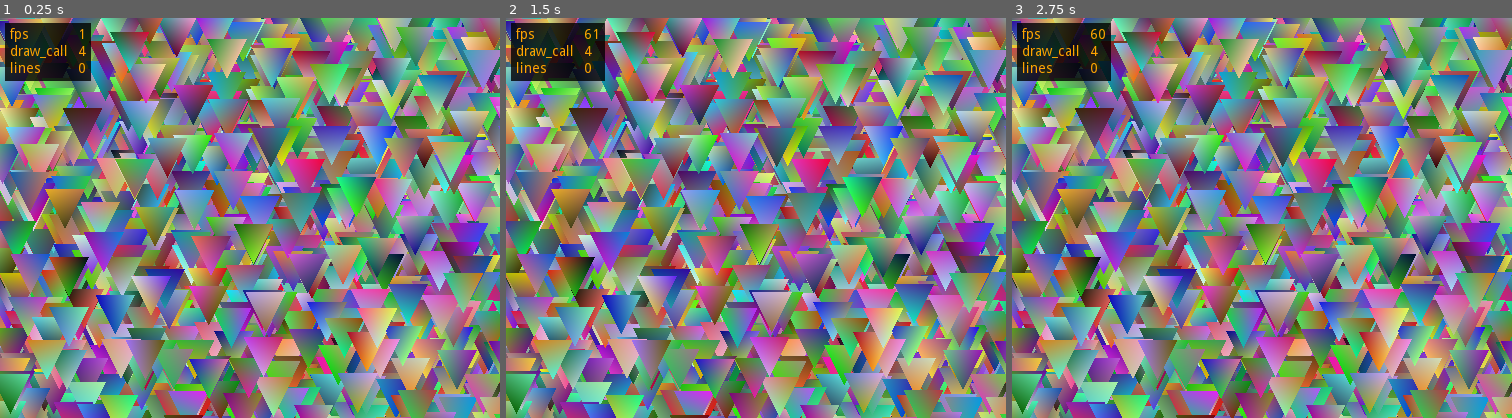
Above: before the commit, frames 1-3 (left to right).
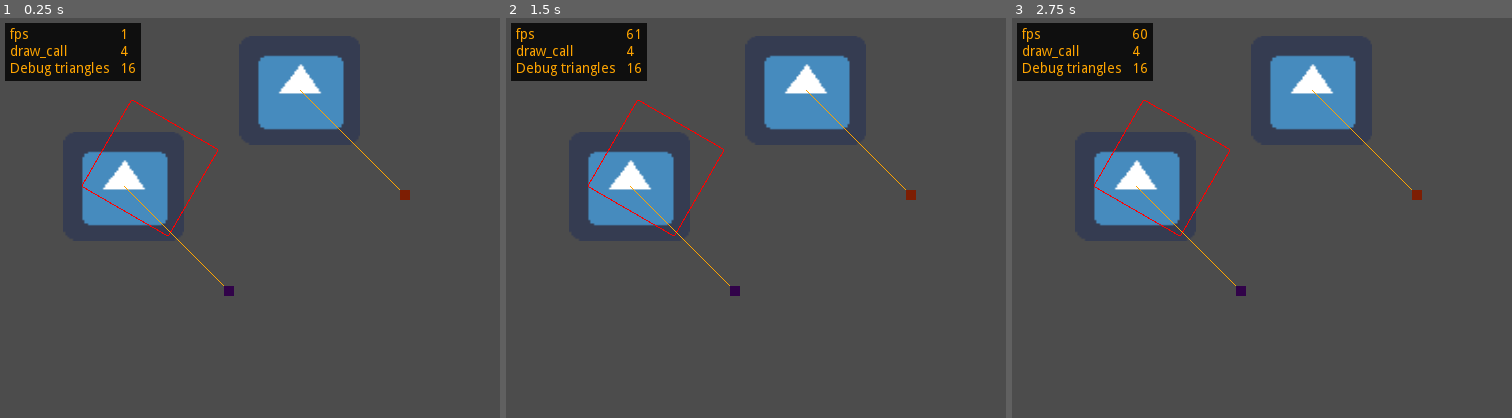
Above: after the commit, the same moments.

Repository: krabhi1/godot-examples
Game: Godot game, scene res://render/render.tscn
Two runs of this game, one before a commit and one after it. Both use one fixed random seed, a clock stepped at 60 frames per second and the inputs below. The engine's default icon, where the game draws it, is replaced by a stand-in: a white triangle on a blue panel in a dark square.
Inputs (mouse positions are in pixels of both pictures, inside the frame that each line leads up to):
- Up to frame 1 (0.25 s): no input
- Up to frame 2 (1.5 s): tap Enter at 0.5 s; move the mouse to (866, 198) at 0.52 s; click (866, 198) at 0.67 s; move the mouse to (656, 238) at 1.27 s; click (656, 238) at 1.42 s
- Up to frame 3 (2.75 s): tap Space at 2 s; move the mouse to (1312, 130) at 2.02 s; click (1312, 130) at 2.17 s

The runs differ from the first frame. In frame 1, 97% of the frame differs, in the area x 0-100%, y 0-100%; in frame 2, 97%; in frame 3, 97%.

Commit message:
add DebugRender and now using VisualServer

Diff:
--- a/project.godot
+++ b/project.godot
@@ -13,9 +13,21 @@
 "class": "DebugPanel",
 "language": "GDScript",
 "path": "res://scripts/DebugPanel.gd"
+}, {
+"base": "Node2D",
+"class": "DebugRender",
+"language": "GDScript",
+"path": "res://scripts/DebugRender.gd"
+}, {
+"base": "Reference",
+"class": "Vertex",
+"language": "GDScript",
+"path": "res://scripts/Vertex.gd"
 } ]
 _global_script_class_icons={
-"DebugPanel": ""
+"DebugPanel": "",
+"DebugRender": "",
+"Vertex": ""
 }
 
 [application]
@@ -45,4 +57,5 @@
 
 [rendering]
 
+batching/parameters/batch_buffer_size=32768
 environment/default_environment="res://default_env.tres"
--- a/render/Tree.gd
+++ b/render/Tree.gd
@@ -1,10 +1,11 @@
 extends MeshInstance2D
 
-static func get_MeshInstance2D(pos,count):
+
+static func get_MeshInstance2D(pos, count):
 	var vertices = PoolVector3Array()
 	var colors = PoolColorArray()
 	for _i in range(0, count):
-		var v=Utils.eqivalentTriangle(Utils.randomVec3(1000, 500), 20)
+		var v = Utils.eqivalentTriangle(Utils.randomVec3(1300, 750), 5)
 		vertices.append(v[0])
 		vertices.append(v[1])
 		vertices.append(v[2])
@@ -23,12 +24,112 @@
 	newInstance.set_position(pos)
 	return newInstance
 
+
+#index based
+static func get_MeshInstance2D2(pos, count):
+	var vertices = PoolVector3Array()
+	var colors = PoolColorArray()
+	var indices = PoolIntArray()
+	for _i in range(0, count):
+		var v = Utils.eqivalentTriangle(Utils.randomVec3(1300, 750), 50)
+		vertices.append(v[0])
+		vertices.append(v[1])
+		vertices.append(v[2])
+		indices.append(0)
+		indices.append(1)
+		indices.append(2)
+		colors.append(Utils.randomColor())
+		colors.append(Utils.randomColor())
+		colors.append(Utils.randomColor())
+	var arr_mesh = ArrayMesh.new()
+	var arrays = []
+	arrays.resize(ArrayMesh.ARRAY_MAX)
+	arrays[ArrayMesh.ARRAY_VERTEX] = vertices
+	arrays[ArrayMesh.ARRAY_INDEX] = indices
+	arrays[ArrayMesh.ARRAY_COLOR] = colors
+	# Create the Mesh.
+	arr_mesh.add_surface_from_arrays(Mesh.PRIMITIVE_TRIANGLES, arrays)
+	var newInstance = MeshInstance2D.new()
+	newInstance.set_mesh(arr_mesh)
+	newInstance.set_position(pos)
+	return newInstance
+
+
 func _ready():
 	var faces = mesh.get_faces()
 	print("faces", "=", faces)
 	print("faces size ", mesh.get_faces().size())
 
-	var node1=get_MeshInstance2D(Vector2(0,0), 10000)
+	var node1 = get_MeshInstance2D2(Vector2(0, 0), 50000)
 	call_deferred("add_child", node1)
 
 	pass  # Replace with function body.
+
+
+
+
+
+
+# var vertices = PoolVector3Array()
+# var colors = PoolColorArray()
+# var indices = PoolIntArray()
+
+# var arr_mesh = ArrayMesh.new()
+# var arrays = []
+
+# func load_data(pos):
+# 	var index = 0
+# 	if indices.size() > 0:
+# 		index = indices[indices.size() - 1]
+# 	for _i in range(0, 10000):
+# 		var v = Utils.eqivalentTriangle(Utils.randomVec3(1000, 500), 20)
+# 		vertices.append(v[0])
+# 		vertices.append(v[1])
+# 		vertices.append(v[2])
+# 		indices.append(index + 0)
+# 		indices.append(index + 1)
+# 		indices.append(index + 2)
+# 		colors.append(Utils.randomColor())
+# 		colors.append(Utils.randomColor())
+# 		colors.append(Utils.randomColor())
+# 		index += 3
+# 	pass
+
+# func _ready():
+# 	load_data(Vector2(200, 200))
+# 	arrays.resize(ArrayMesh.ARRAY_MAX)
+# 	rebuild()
+
+# 	pass
+
+# func _draw():
+# 	draw_mesh(arr_mesh, null)
+# 	clean()
+# 	pass
+
+# var time = 0
+# var count = 0
+
+# func _process(_delta):
+# 	time += _delta
+# 	if time > 1:
+# 		load_data(Vector2(100 * count, 200))
+# 		count += 1
+# 		print(count)
+# 		rebuild()
+# 	update()
+# 	pass
+
+# func rebuild():
+# 	# arr_mesh.clear_surfaces()
+# 	# arrays[ArrayMesh.ARRAY_VERTEX] = vertices
+# 	# arrays[ArrayMesh.ARRAY_INDEX] = indices
+# 	# arrays[ArrayMesh.ARRAY_COLOR] = colors
+# 	# arr_mesh.add_surface_from_arrays(Mesh.PRIMITIVE_TRIANGLES, arrays)
+# 	pass
+
+# func clean():
+# 	vertices = PoolVector3Array()
+# 	colors = PoolColorArray()
+# 	indices = PoolIntArray()
+# 	pass
--- a/render/enemy.gd
+++ b/render/enemy.gd
@@ -11,8 +11,6 @@
 
 
 func _process(_delta):
-	Global.drawLine(position, pos)
-	# Global.drawRectGrid(pos)
-	# Global.drawCircle(pos + Vector2(60, 60))
-	Global.drawRect(pos, Vector2(10, 10), rectColor)
+	Global.render.addLine(position, pos)
+	Global.render.addFillRect(Rect2(pos, Vector2(10, 10)), rectColor)
 	pass
--- a/render/render.tscn
+++ b/render/render.tscn
@@ -1,24 +1,11 @@
-[gd_scene load_steps=4 format=2]
+[gd_scene load_steps=2 format=2]
 
-[ext_resource path="res://icon.png" type="Texture" id=1]
-[ext_resource path="res://render/Tree.gd" type="Script" id=2]
-
-[sub_resource type="ArrayMesh" id=2]
-surfaces/0 = {
-"aabb": AABB( -32, -32, 0, 64, 64, 0 ),
-"array_data": PoolByteArray( 0, 0, 0, 66, 0, 0, 0, 194, 0, 0, 128, 63, 0, 0, 0, 0, 0, 0, 0, 66, 0, 0, 0, 66, 0, 0, 128, 63, 0, 0, 128, 63, 0, 0, 0, 194, 0, 0, 0, 66, 0, 0, 0, 0, 0, 0, 128, 63, 0, 0, 0, 194, 0, 0, 0, 194, 0, 0, 0, 0, 0, 0, 0, 0, 0, 0, 248, 65, 0, 0, 0, 194, 0, 0, 124, 63, 0, 0, 0, 0 ),
-"array_index_data": PoolByteArray( 4, 0, 0, 0, 1, 0, 1, 0, 2, 0, 3, 0, 3, 0, 4, 0, 1, 0 ),
-"blend_shape_data": [  ],
-"format": 262417,
-"index_count": 9,
-"primitive": 4,
-"skeleton_aabb": [  ],
-"vertex_count": 5
-}
+[ext_resource path="res://render/enemy.tscn" type="PackedScene" id=1]
 
 [node name="render" type="Node2D"]
 
-[node name="Icon" type="MeshInstance2D" parent="."]
-mesh = SubResource( 2 )
-texture = ExtResource( 1 )
-script = ExtResource( 2 )
+[node name="enemy" parent="." instance=ExtResource( 1 )]
+position = Vector2( 124, 168 )
+
+[node name="enemy2" parent="." instance=ExtResource( 1 )]
+position = Vector2( 300, 72 )
--- /dev/null
+++ b/scripts/DebugRender.gd
@@ -0,0 +1,165 @@
+class_name DebugRender
+extends Node2D
+
+var rid: RID
+
+var verticesPool = PoolVector2Array()
+var colorsPool = PoolColorArray()
+var indicesPool = PoolIntArray()
+
+
+func tri(center, radius):
+	var v1 = Vector2(center.x, center.y - radius)
+	var v2 = Vector2(center.x + radius * 0.866, center.y + radius * 0.5)
+	var v3 = Vector2(center.x - radius * 0.866, center.y + radius * 0.5)
+	return [v1, v2, v3]
+
+
+func _ready():
+	rid = get_canvas_item()
+	pass
+
+
+func _process(_delta):
+	if verticesPool.size() > 0:
+		update()
+		pass
+	Global.debug("Debug triangles", str(verticesPool.size() / 3))
+
+
+func _draw():
+	if verticesPool.size() > 0:
+		VisualServer.canvas_item_add_triangle_array(rid, indicesPool, verticesPool, colorsPool)
+		clear()
+
+
+func gen():
+	for _i in range(0, 5000):
+		addTriangle(Utils.randomVec2(1400, 800), rand_range(5, 10), Utils.randomColor())
+	pass
+
+
+func clear():
+	verticesPool = PoolVector2Array()
+	colorsPool = PoolColorArray()
+	indicesPool = PoolIntArray()
+	pass
+
+
+#drawing function
+func addTriangle(center, radius, color):
+	var index = verticesPool.size()
+	verticesPool.append_array(tri(center, radius))
+	colorsPool.append_array([color, color, color])
+	indicesPool.append_array([index, index + 1, index + 2])
+	pass
+
+
+func addTriangle2(v1, v2, v3, color):
+	#check point is visible in viewport
+	if (
+		not get_viewport_rect().has_point(v1)
+		and not get_viewport_rect().has_point(v2)
+		and not get_viewport_rect().has_point(v3)
+	):
+		return
+	var index = verticesPool.size()
+	verticesPool.append_array([v1, v2, v3])
+	colorsPool.append_array([color, color, color])
+	indicesPool.append_array([index, index + 1, index + 2])
+	pass
+
+
+func addLine(a, b, color = Color.orange, width = 1):
+	width = width / 2.0
+	#find the normal of the line
+	var normal = (b - a).normalized().tangent()
+	#find the points of the line
+	var p1 = a + normal * width
+	var p2 = a - normal * width
+	var p3 = b + normal * width
+	var p4 = b - normal * width
+	#add two triangle
+	addTriangle2(p1, p2, p3, color)
+	addTriangle2(p2, p3, p4, color)
+
+
+func addFillRect(rect, color):
+	var p1 = Vector2(rect.position.x, rect.position.y)
+	var p2 = Vector2(rect.position.x + rect.size.x, rect.position.y)
+	var p3 = Vector2(rect.position.x + rect.size.x, rect.position.y + rect.size.y)
+	var p4 = Vector2(rect.position.x, rect.position.y + rect.size.y)
+	addTriangle2(p1, p2, p3, color)
+	addTriangle2(p1, p3, p4, color)
+
+
+func addFillRect2(rect: Rect2, angle: float, color: Color):
+	var center = rect.position + rect.size / 2
+	var points = [
+		rect.position,
+		Vector2(rect.position.x + rect.size.x, rect.position.y),
+		Vector2(rect.position.x + rect.size.x, rect.position.y + rect.size.y),
+		Vector2(rect.position.x, rect.position.y + rect.size.y)
+	]
+
+	for i in range(points.size()):
+		var point = points[i] - center
+		var rotated_x = point.x * cos(angle) - point.y * sin(angle)
+		var rotated_y = point.x * sin(angle) + point.y * cos(angle)
+		points[i] = Vector2(rotated_x, rotated_y) + center
+
+	addTriangle2(points[0], points[1], points[2], color)
+	addTriangle2(points[0], points[2], points[3], color)
+
+
+func addFillCircle(center: Vector2, radius: float, color: Color):
+	var circumeference = 2 * PI * radius
+	var segments = max(min(int(radius * 8 / 9.0), 10), int(circumeference / 10))
+	var increment = 2 * PI / segments
+	var sinInc = sin(increment)
+	var cosInc = cos(increment)
+	var r1 = Vector2(1, 0)
+	var r2 = Vector2(cosInc, sinInc)
+	var v1 = center + r1 * radius
+	var v2 = center + r2 * radius
+	for _i in range(0, segments):
+		var v3 = v2
+		r2 = Vector2(cosInc * r2.x - sinInc * r2.y, sinInc * r2.x + cosInc * r2.y)
+		v2 = center + r2 * radius
+		addTriangle2(v1, v2, v3, color)
+		pass
+
+
+func addPolyLine(points: Array, width: float, color: Color):
+	var s = points.size()
+	for i in range(0, s - 1):
+		addLine(points[i], points[i + 1], color, width)
+	pass
+
+
+func addStrokeRect(rect: Rect2, width: float, color: Color):
+	var p1 = Vector2(rect.position.x, rect.position.y)
+	var p2 = Vector2(rect.position.x + rect.size.x, rect.position.y)
+	var p3 = Vector2(rect.position.x + rect.size.x, rect.position.y + rect.size.y)
+	var p4 = Vector2(rect.position.x, rect.position.y + rect.size.y)
+	addPolyLine([p1, p2, p3, p4, p1], width, color)
+	pass
+
+
+func addStrokeRect2(rect: Rect2, angle: float, width: float = 1, color: Color = Color.azure):
+	var center = rect.position + rect.size / 2
+	var points = [
+		rect.position,
+		Vector2(rect.position.x + rect.size.x, rect.position.y),
+		Vector2(rect.position.x + rect.size.x, rect.position.y + rect.size.y),
+		Vector2(rect.position.x, rect.position.y + rect.size.y)
+	]
+
+	for i in range(points.size()):
+		var point = points[i] - center
+		var rotated_x = point.x * cos(angle) - point.y * sin(angle)
+		var rotated_y = point.x * sin(angle) + point.y * cos(angle)
+		points[i] = Vector2(rotated_x, rotated_y) + center
+
+	addPolyLine([points[0], points[1], points[2], points[3], points[0]], width, color)
+	pass
--- /dev/null
+++ b/scripts/Vertex.gd
@@ -0,0 +1,9 @@
+class_name Vertex
+
+var position: Vector2
+var color: Color
+
+
+func _init(_position: Vector2, _color: Color):
+	position = _position
+	color = _color
--- a/scripts/global.gd
+++ b/scripts/global.gd
@@ -6,10 +6,16 @@
 
 var DebugPanel = preload("res://scripts/DebugPanel.gd")
 var debugPanel: DebugPanel
+var DebugRender = preload("res://scripts/DebugRender.gd")
+var Vertex = preload("res://scripts/Vertex.gd")
+var render: DebugRender
 
 
 func _ready():
 	print("Global::ready")
+	render = DebugRender.new()
+	get_tree().root.call_deferred("add_child", render)
+	#debug panel
 	debugPanel = DebugPanel.new()
 	debugPanel.position = Vector2(5, 5)
 	get_tree().root.call_deferred("add_child", debugPanel)
@@ -17,19 +23,20 @@
 
 
 func _draw():
-	#draw circles
 	if linesVectorPool.size() > 2:
 		draw_multiline_colors(linesVectorPool, linesColorPool, 1.0, false)
-
+		linesVectorPool = PoolVector2Array()
+		linesColorPool = PoolColorArray()
 
 
 func _process(_delta):
 	debug("fps", str(getFPS()))
 	debug("draw_call", str(getDrawCall()))
-	debug("lines", str(linesVectorPool.size() / 2))
+	# debug("lines", str(linesVectorPool.size() / 2))
 	update()
-	linesVectorPool = PoolVector2Array()
-	linesColorPool = PoolColorArray()
+
+
+	render.addStrokeRect2(Rect2(100, 100, 100, 100),deg2rad(30),1, Color.red)
 
 
 func getFPS():
@@ -108,7 +115,7 @@
 
 
 func drawCircle(center: Vector2, radius: float = 10, color: Color = Color.red):
-	var segments = max(64, int(radius / 10))
+	var segments = max(20, int(radius / 10))
 	var increment = 2 * PI / segments
 	var sinInc = sin(increment)
 	var cosInc = cos(increment)
--- a/scripts/utils.gd
+++ b/scripts/utils.gd
@@ -5,11 +5,18 @@
 	return Color(rand_range(0, 1), rand_range(0, 1), rand_range(0, 1), alpha)
 
 
-static func randomVec3(a, b,c=0):
-	return Vector3(rand_range(0,a), rand_range(0,b), rand_range(0,c))
+static func randomVec3(a, b, c = 0):
+	return Vector3(rand_range(0, a), rand_range(0, b), rand_range(0, c))
+
 
 static func eqivalentTriangle(center, radius):
+	center.x += 200
+	center.y += 200
 	var a = Vector3(center.x, center.y + radius, center.z)
 	var b = Vector3(center.x + radius, center.y - radius, center.z)
 	var c = Vector3(center.x - radius, center.y - radius, center.z)
 	return [a, b, c]
+
+
+static func randomVec2(a, b):
+	return Vector2(rand_range(0, a), rand_range(0, b))
